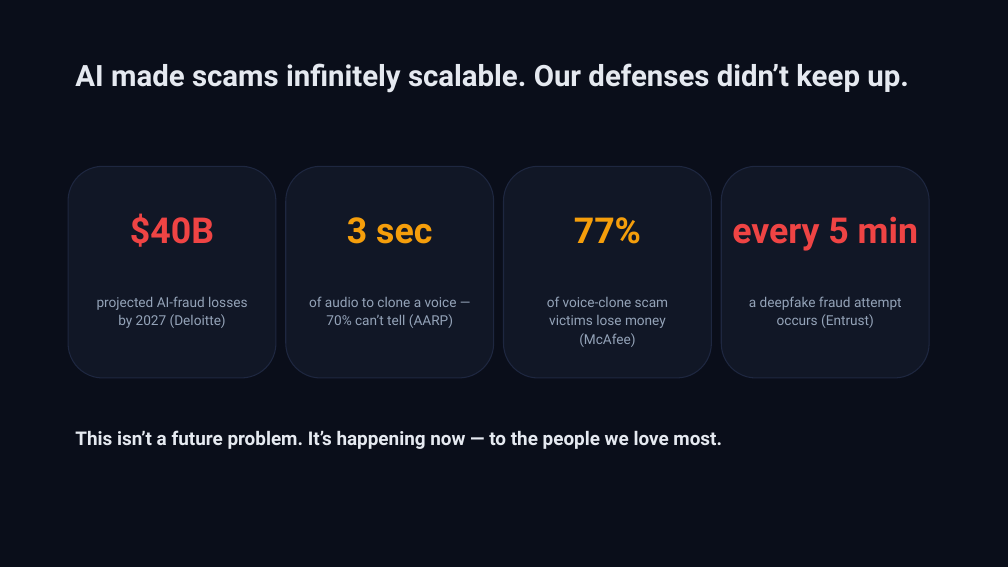
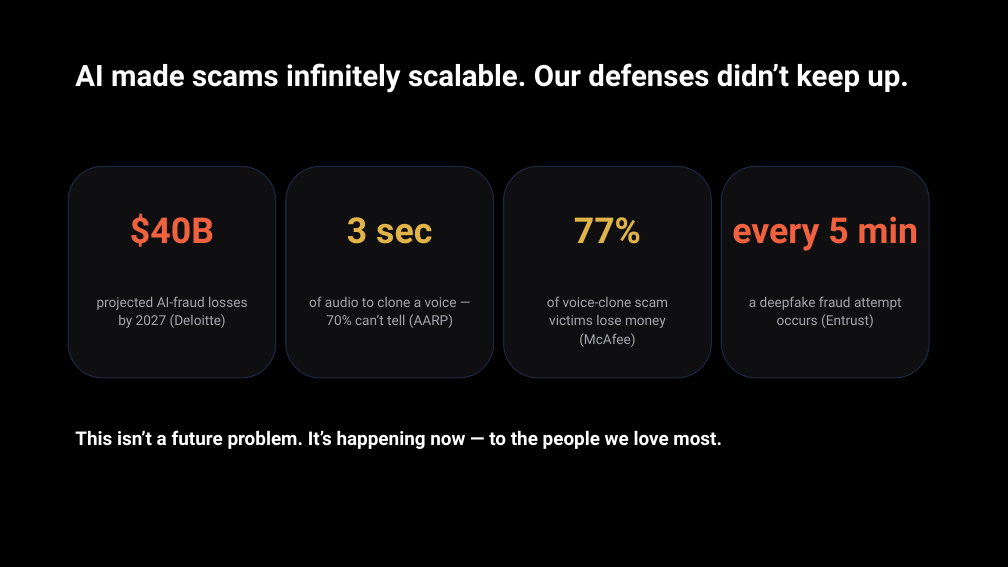
Before and after one commit to TUMO-MOGAME/Beyond-Tomorrow-Summit-AI-Future-Tech-Ecosystem-, a slide deck: slide 3 of docs/Aegis_Pitch_Deck.pptx. Drawn at 1008x567 pixels with LibreOffice and Linux fonts; fonts in the diff are those of the drawing. Boxes give left, top, right and bottom in pixels: in the first picture for what was removed or moved away, otherwise in the second. Text is boxed around its words. In the diff, an @@ line names an element or a change of style, - is before the commit and + after.

```diff
--- a/docs/Aegis_Pitch_Deck.pptx
+++ b/docs/Aegis_Pitch_Deck.pptx
@@ rectangle at (0, 0, 1008, 567): fill #0A0E1A to #000000 @@
@@ text "AI made scams infinitely scalable. ..." at (75, 63, 909, 93): text colour #E5E9F0 to #FFFFFF @@
@@ fill #111726 to #0F0F11 in 4 elements at (68, 166, 276, 378), (286, 166, 494, 378), (504, 166, 712, 378), (721, 166, 929, 378) @@
@@ text "$40B" at (130, 213, 214, 247): text colour #EF4444 to #F0613F @@
@@ text "3 sec" at (347, 217, 432, 244): text colour #F59E0B to #E0B448 @@
@@ text "77%" at (574, 217, 641, 244): text colour #F59E0B to #E0B448 @@
@@ text "every 5 min" at (732, 216, 918, 251): text colour #EF4444 to #F0613F @@
@@ text colour #94A3B8 to #A4A4AC in 4 elements at (97, 296, 247, 328), (309, 296, 457, 328), (547, 296, 669, 347), (749, 296, 902, 328) @@
@@ text "This isn’t a future problem. ..." at (75, 430, 722, 449): text colour #E5E9F0 to #FFFFFF @@
```
Also in this commit, not shown: 9 other slides changed, 15 other files.
